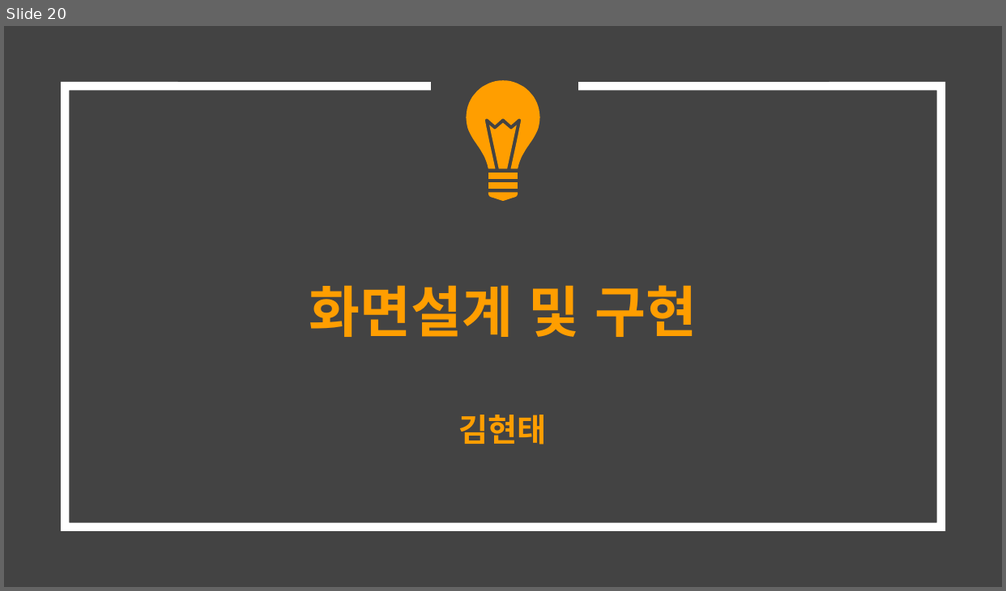
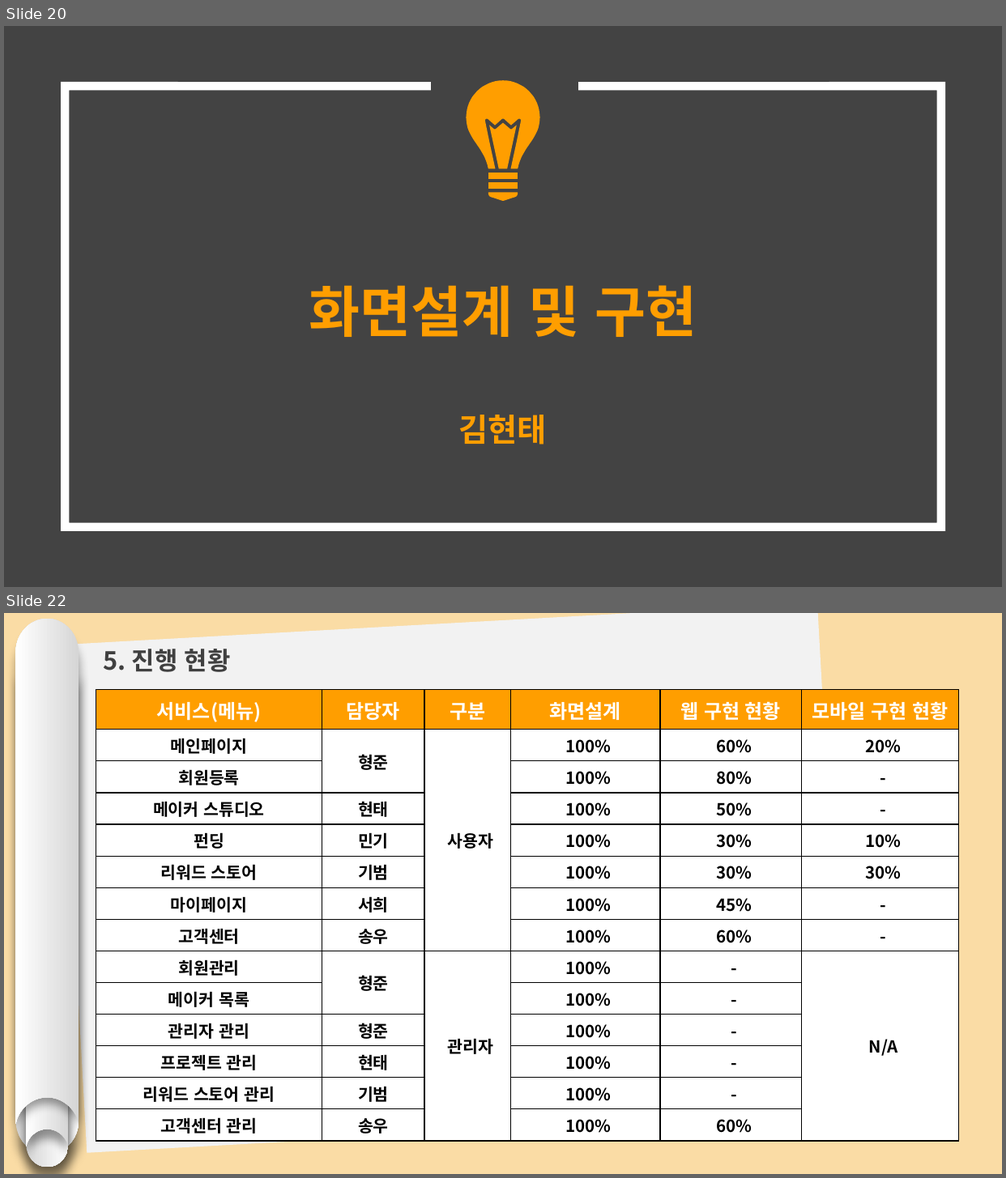
Before and after one commit to hhsw07/ezen-academy-projects, a slide deck: 0 발표용 파워포인트/0522 3차발표/0522 project06 - 파워포인트 종합.pptx. Shown one above the other, each under a label of ours: slide 20 before the commit, slides 20 and 22 after it; the slides between them are not shown. The pictures are 1006x591 and 1006x1178 pixels, drawn with LibreOffice and Linux fonts; fonts in the diff are those of the drawing. Boxes give left, top, right and bottom in pixels: in the first picture for what was removed or moved away, otherwise in the second. Text is boxed around its words. In the diff, an @@ line names an element or a change of style, - is before the commit and + after.

```diff
--- a/0 발표용 파워포인트/0522 3차발표/0522 project06 - 파워포인트 종합.pptx
+++ b/0 발표용 파워포인트/0522 3차발표/0522 project06 - 파워포인트 종합.pptx
@@ slide 22 added at box(4, 613, 1002, 1174), background #FADCA5 @@
@@ group added at box(16, 619, 79, 1167): 4 freeform shapes @@
@@ rectangle added at box(58, 613, 845, 1154), fill #F2F2F2 @@
@@ text added at box(104, 649, 231, 672), 18 pt, text #404040, bold @@
+5. 진행 현황
@@ table added at box(96, 690, 959, 1142), 14 rows, 6 columns @@
+서비스(메뉴) | 담당자 | 구분 | 화면설계 | 웹 구현 현황 | 모바일 구현 현황
+메인페이지 | 형준 | 사용자 | 100% | 60% | 20%
+회원등록 |  |  | 100% | 80% | -
+메이커 스튜디오 | 현태 |  | 100% | 50% | -
+펀딩 | 민기 |  | 100% | 30% | 10%
+리워드 스토어 | 기범 |  | 100% | 30% | 30%
+마이페이지 | 서희 |  | 100% | 45% | -
+고객센터 | 송우 |  | 100% | 60% | -
+회원관리 | 형준 | 관리자 | 100% | - | N/A
+메이커 목록 |  |  | 100% | - | 
+관리자 관리 | 형준 |  | 100% | - | 
+프로젝트 관리 | 현태 |  | 100% | - | 
+리워드 스토어 관리 | 기범 |  | 100% | - | 
+고객센터 관리 | 송우 |  | 100% | 60% | 
```
Also in this commit, not shown: 2 slides changed, 16 other slides added, 13 slides removed.
